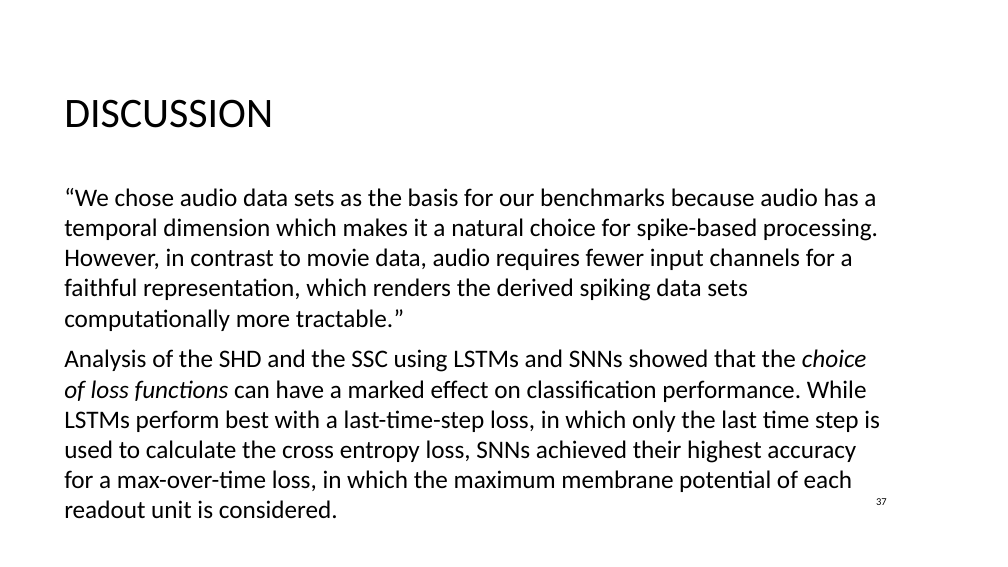
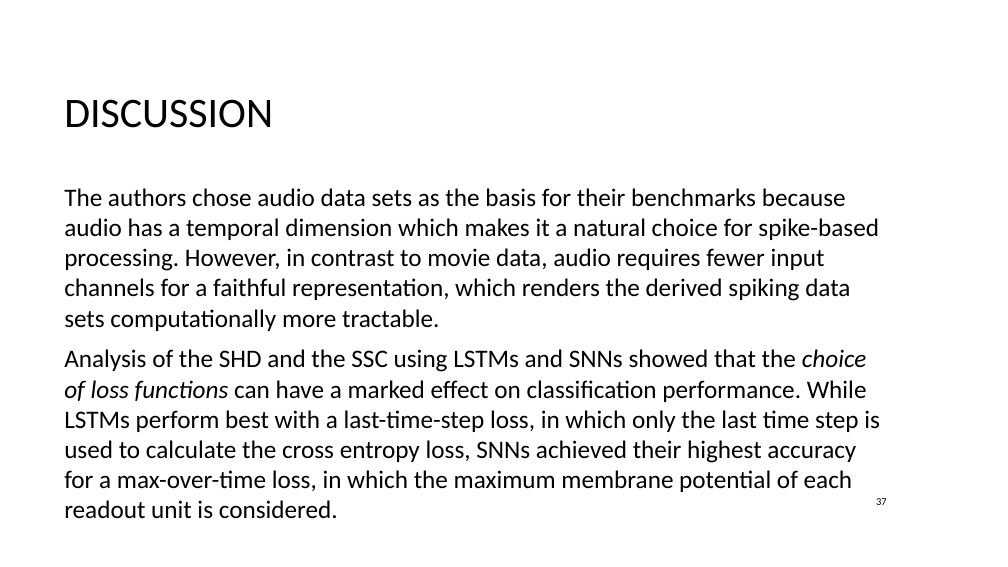
Before and after one commit to 0790/SynapticUnreliability, a slide deck: slide 37 of Presentations/6. The Heidelberg Spiking Datasets for the Systematic Evaluation.pptx. Drawn at 1008x567 pixels with LibreOffice and Linux fonts; fonts in the diff are those of the drawing; background and template pictures are left out. Boxes give left, top, right and bottom in pixels: in the first picture for what was removed or moved away, otherwise in the second. Text is boxed around its words. In the diff, an @@ line names an element or a change of style, - is before the commit and + after.

Commit message:
Super Spike

```diff
--- a/Presentations/6. The Heidelberg Spiking Datasets for the Systematic Evaluation.pptx
+++ b/Presentations/6. The Heidelberg Spiking Datasets for the Systematic Evaluation.pptx
@@ text at <box>64,188,879,331</box>: text changed @@
-“We chose audio data sets as the basis for our benchmarks because audio has a temporal dimension which makes it a natural choice for spike-based processing. However, in contrast to movie data, audio requires fewer input channels for a faithful representation, which renders the derived spiking data sets computationally more tractable.”
+The authors chose audio data sets as the basis for their benchmarks because audio has a temporal dimension which makes it a natural choice for spike-based processing. However, in contrast to movie data, audio requires fewer input channels for a faithful representation, which renders the derived spiking data sets computationally more tractable.
```
Also in this commit, not shown: 1 other slide changed, 1 slide added, 3 other files.
